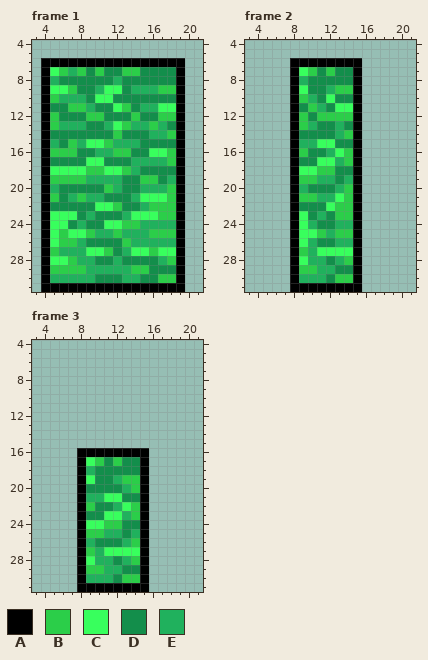
Two versions of one pixel-art file, Hedge.aseprite. The picture above is the old version.
24x32 pixels, 3 frames. Shown: frame 1: x 3..21, y 4..31; frame 2: x 3..21, y 4..31; frame 3: x 3..21, y 4..31.
Palette (. is transparent): A #000000  B #2bce49  C #38ff5d  D #138e4b  E #20b15d
Pixels before, frame 1, first column x 4:
 6 AAAAAAAAAAAAAAAA
 7 ACBEBDBDDBBDDDDA
 8 AEDDDDDDEDDDDDDA
 9 ACCBDDECCDEEEBBA
10 ABEEEDCCDDDDDDDA
11 ADDBBEDDCBDEECCA
12 ABDDDBBDDDBDDBBA
13 ABEEEDDECBEEBEDA
14 ADDDDDDDBDDDEEBA
15 AEDBECCBEEEDDDDA
16 ABBBDDEEBBDDCCBA
17 ADDDDCCDDDEEEEBA
18 ACCCCBBCCBEDDDDA
19 ABBBBEEEEDDBBDEA
20 AEDDDDDBEDDEEEBA
21 ABDEBEEDDDECCCBA
22 ADDDDDCCBDDEBBBA
23 ACCCDEDDDECCCBBA
24 ACCDEDDCCBBEEEEA
25 ACBCCBEEBEEEBBBA
26 ACBBEDDDDBEEEEEA
27 ABEEECCBDECCBCCA
28 ACCBEEDDEDDDDEBA
29 ABBBBEEEEEBBDDDA
30 AEEEEEDDDEEDDBBA
31 AAAAAAAAAAAAAAAA
Pixels before, frame 2, first column x 8:
 6 AAAAAAAA
 7 ACBDBDDA
 8 AEDDDDDA
 9 ACDDEBBA
10 ABEDCDDA
11 ADBEDCCA
12 ABDBBBBA
13 ABEDDEDA
14 ADDDDEBA
15 AEECCDDA
16 ABDDECBA
17 ADDCCEBA
18 ACCBBDDA
19 ABBEEDEA
20 AEDDDEBA
21 ABBEECBA
22 ADDDCBBA
23 ACDEDBBA
24 ACEDDEEA
25 ACCBEBBA
26 ACEDDEEA
27 ABECCCCA
28 ACEEDEBA
29 ABBEEDDA
30 AEEEDBBA
31 AAAAAAAA
Pixels before, frame 3, first column x 8:
16 AAAAAAAA
17 ACBDBDDA
18 AEDDDDDA
19 ACDDEBBA
20 ADDDDEBA
21 AEECCDDA
22 ABDDECBA
23 ADDCCEBA
24 ACCBBDDA
25 ABBEEDEA
26 AEDDDEBA
27 ABECCCCA
28 ACEEDEBA
29 ABBEEDDA
30 AEEEDBBA
31 AAAAAAAA
Now the later version:
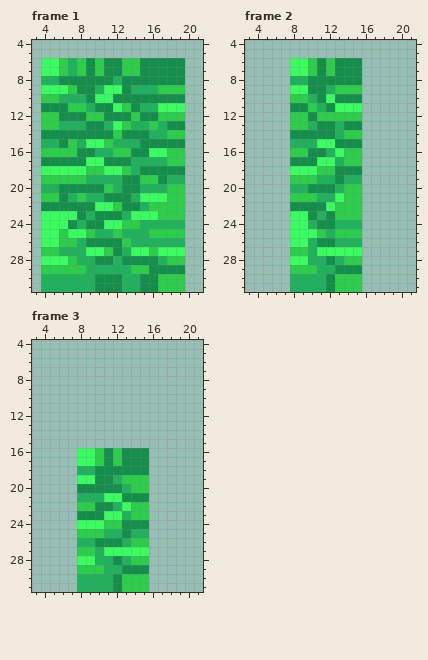
From old to new:
Changed rows in their new state; - is an unchanged pixel.
Frame 1:
first column x 4:
 6 CCBEBDBDDBBDDDDD
 7 C--------------D
 8 E--------------D
 9 C--------------B
10 B--------------D
11 D--------------C
12 B--------------B
13 B--------------D
14 D--------------B
15 E--------------D
16 B--------------B
17 D--------------B
18 C--------------D
19 B--------------E
20 E--------------B
21 B--------------B
22 D--------------B
23 C--------------B
24 C--------------E
25 C--------------B
26 C--------------E
27 B--------------C
28 C--------------B
29 B--------------D
30 E--------------B
31 EEEEEEDDDEEDDBBB
Frame 2:
first column x 8:
 6 CCBDBDDD
 7 C------D
 8 E------D
 9 C------B
10 B------D
11 D------C
12 B------B
13 B------D
14 D------B
15 E------D
16 B------B
17 D------B
18 C------D
19 B------E
20 E------B
21 B------B
22 D------B
23 C------B
24 C------E
25 C------B
26 C------E
27 B------C
28 C------B
29 B------D
30 E------B
31 EEEEDBBB
Frame 3:
first column x 8:
16 CCBDBDDD
17 C------D
18 E------D
19 C------B
20 D------B
21 E------D
22 B------B
23 D------B
24 C------D
25 B------E
26 E------B
27 B------C
28 C------B
29 B------D
30 E------B
31 EEEEDBBB
